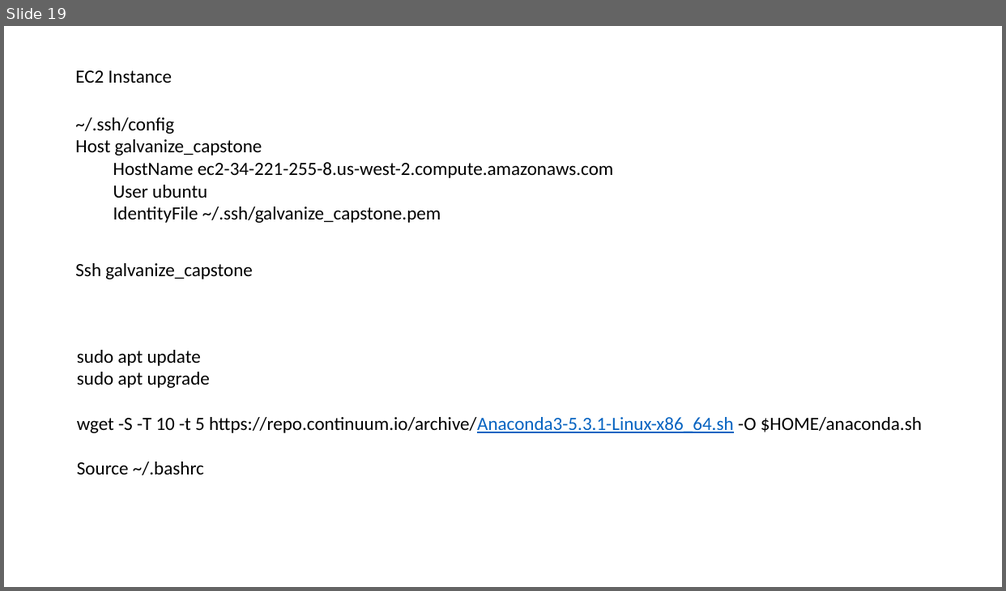
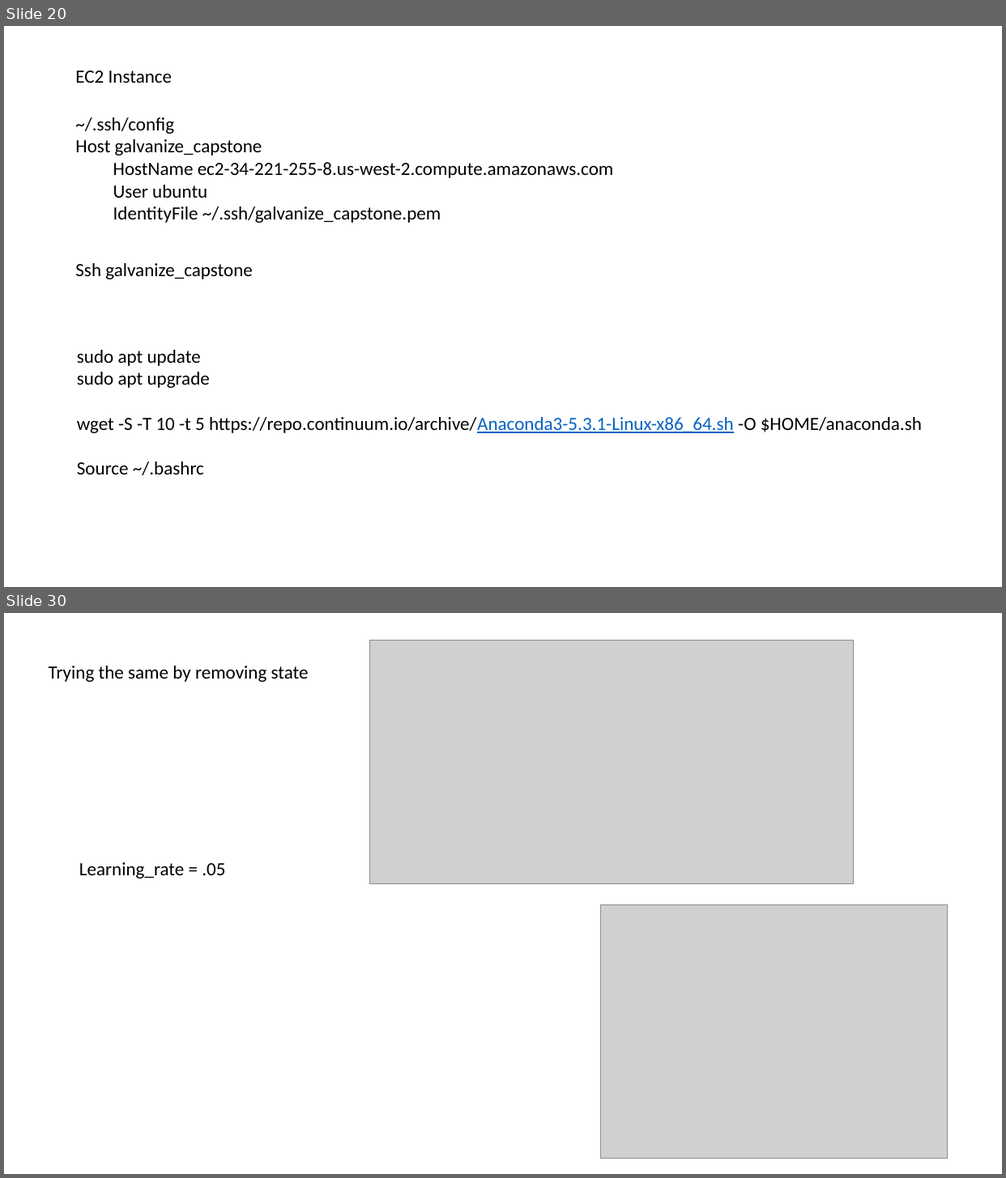
Before and after one commit to BruceZu/galvanize_capstone, a slide deck: Galvanize Capstone Process.pptx. Shown one above the other, each under a label of ours: slide 19 before the commit, slides 20 and 30 after it; the slides between them are not shown. The pictures are 1006x591 and 1006x1178 pixels, drawn with LibreOffice and Linux fonts; fonts in the diff are those of the drawing; grey boxes stand for pictures. Boxes give left, top, right and bottom in pixels: in the first picture for what was removed or moved away, otherwise in the second. Text is boxed around its words. In the diff, an @@ line names an element or a change of style, - is before the commit and + after.

```diff
--- a/Galvanize Capstone Process.pptx
+++ b/Galvanize Capstone Process.pptx
@@ slide 30 added at box(4, 613, 1002, 1174), background #FFFFFF @@
@@ picture added at box(370, 640, 853, 884) @@
@@ text added at box(49, 666, 309, 682), 18 pt, text #000000 @@
+Trying the same by removing state
@@ text added at box(79, 862, 225, 879), 18 pt, text #000000 @@
+Learning_rate = .05
@@ picture added at box(601, 905, 948, 1159) @@
@@ what was slide 19 is now slide 20 @@
```
Also in this commit, not shown: 11 other slides added, 1 slide removed.
